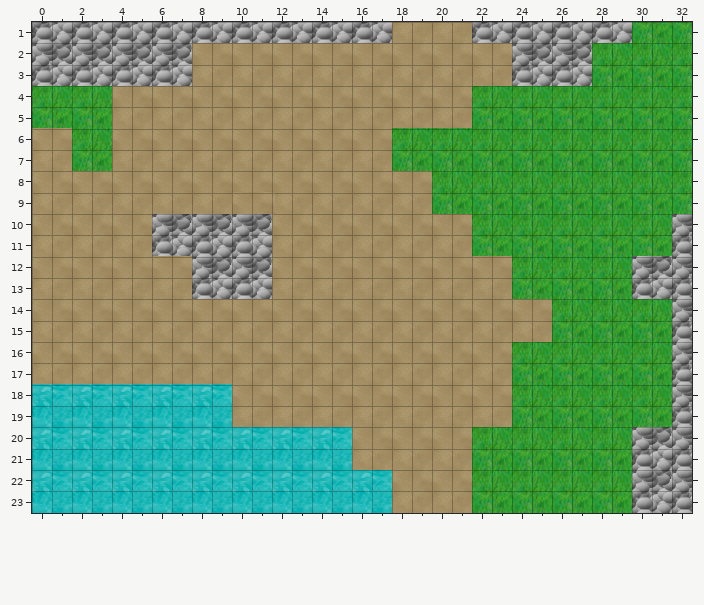
Two states of a Tiled map, Kobold2D-2.0.3/ClusterFear/Projectfiles/Resources/David Gervais Tilesets/orthogonal.tmx. The first picture shows the starting point.
Cells are 30x32 px. Shown: x 0..32, y 1..23.
And afterwards:
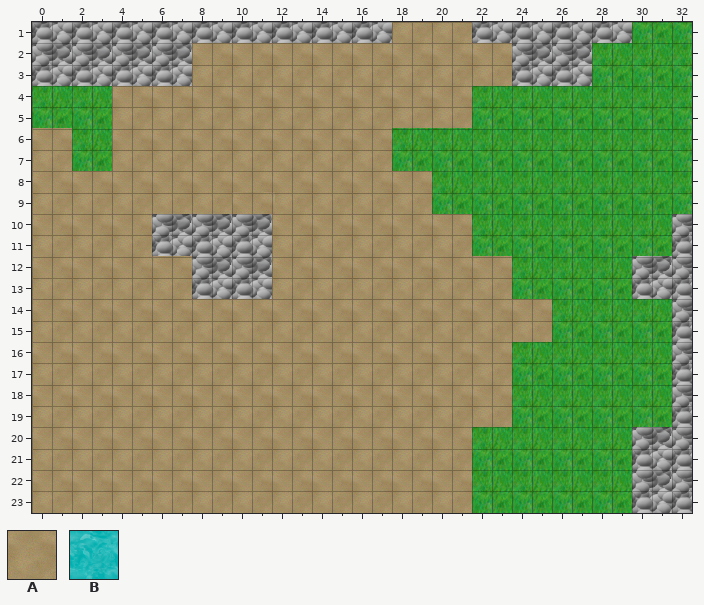
Key: from "JM_tileSet": A 0, B 2.
_ is an empty cell.
What changed:
Layer "Tile Layer 2":
Tile A replaces tile B in row 19 at x 0, 2, 4, 6 and 8; in row 21 at x 0, 2, 4, 6, 8, 10, 12 and 14; in row 23 at x 0, 2, 4, 6, 8, 10, 12, 14 and 16.
Boxes around the changes in both pictures, in picture pixels (x1, y1, x2, y2):
changed: (32, 384, 392, 513)
